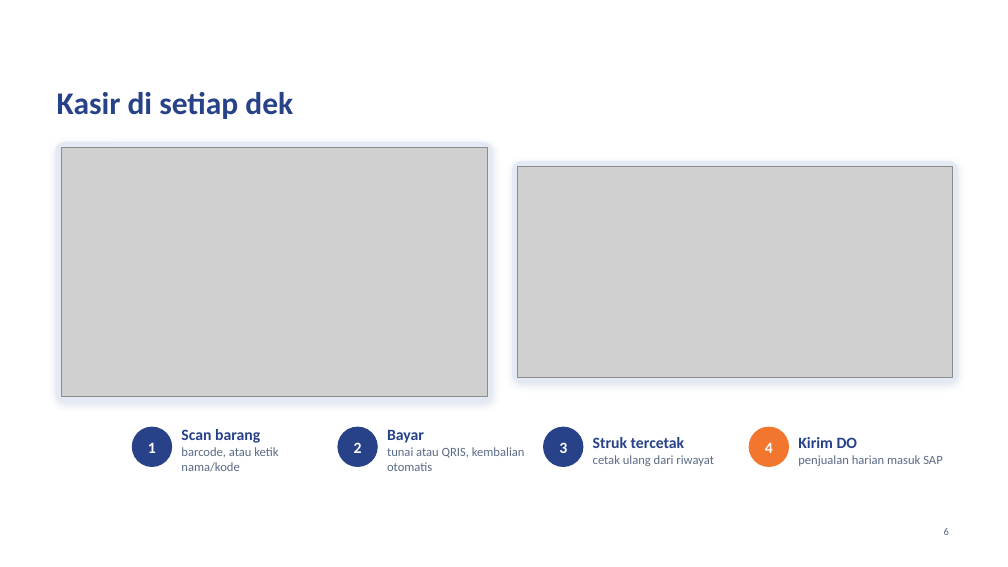
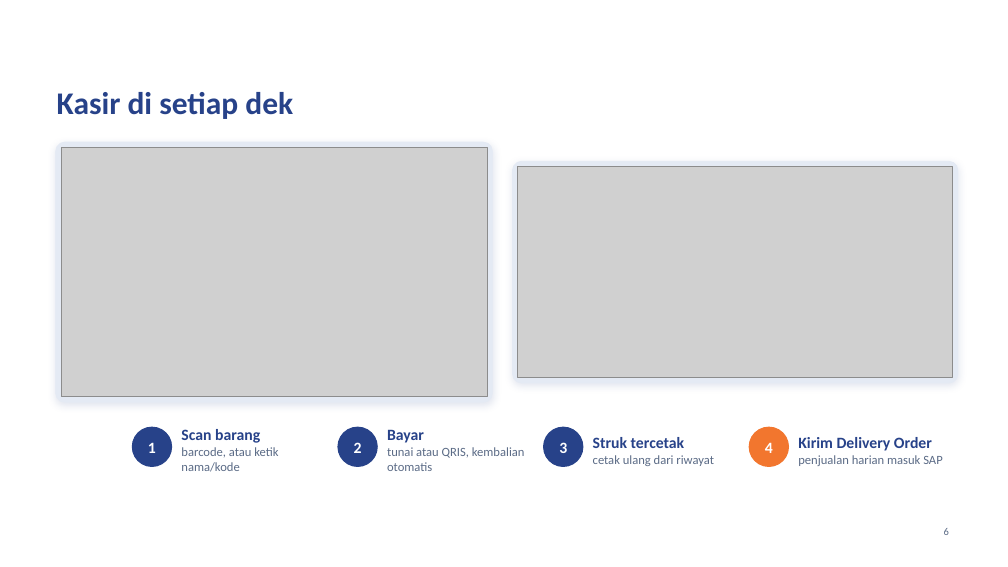
Before and after one commit to alfiandarmawan35/claude, a slide deck: slide 6 of docs/PID_POS_Paparan_Direksi_Template.pptx. Drawn at 1008x567 pixels with LibreOffice and Linux fonts; fonts in the diff are those of the drawing; grey boxes stand for pictures; background and template pictures are left out. Boxes give left, top, right and bottom in pixels: in the first picture for what was removed or moved away, otherwise in the second. Text is boxed around its words. In the diff, an @@ line names an element or a change of style, - is before the commit and + after.

```diff
--- a/docs/PID_POS_Paparan_Direksi_Template.pptx
+++ b/docs/PID_POS_Paparan_Direksi_Template.pptx
@@ text at (x1=798, y1=437, x2=932, y2=451): text changed @@
-Kirim DO
+Kirim Delivery Order
```
Also in this commit, not shown: 4 other slides changed, 1 other file.
